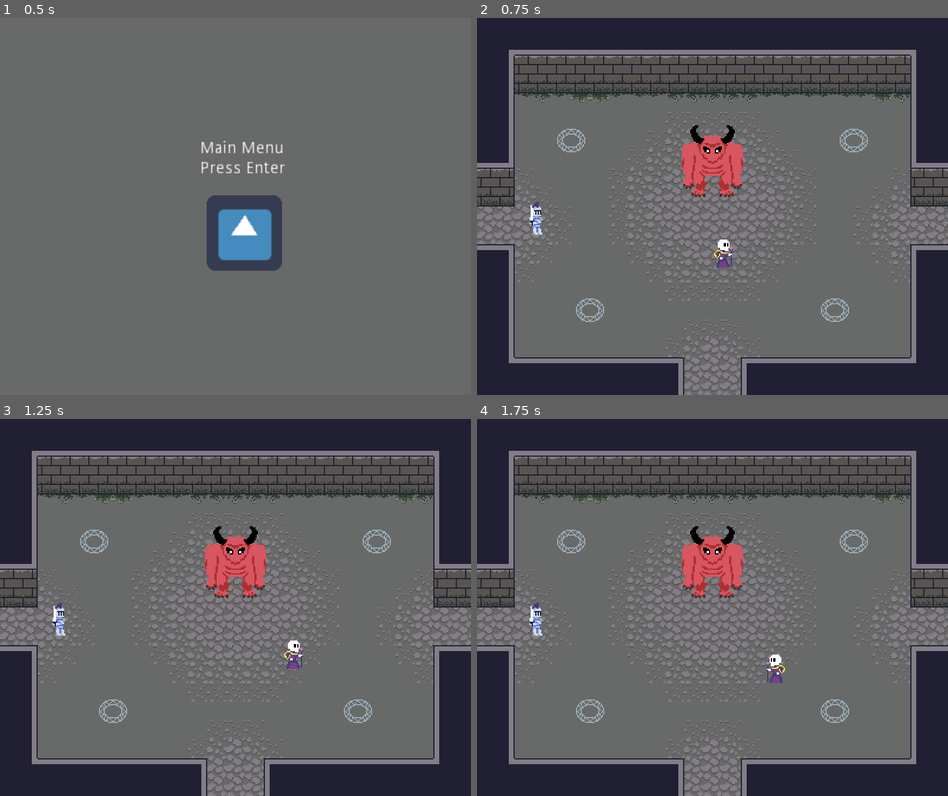
Above: before the commit, frames 1-4 (two rows, left to right).
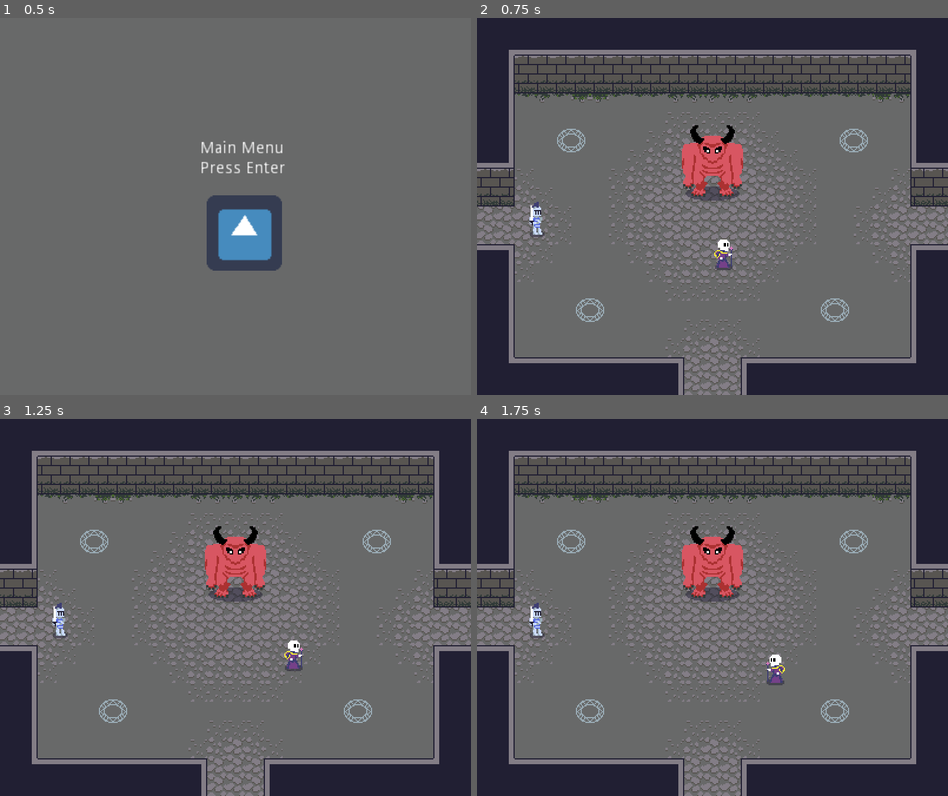
Above: after the commit, the same moments.

Repository: svntax/LD46-KeepItAlive
Game: Godot game, scene res://MainMenu/Main.tscn
The game is run twice, just before and just after one commit, with the same random seed, the same clock (stepped at 60 frames per second) and the same inputs. The engine's default icon, where the game draws it, is replaced by a stand-in: a white triangle on a blue panel in a dark square.
Inputs (mouse positions are in pixels of both pictures, inside the frame that each line leads up to):
- Up to frame 1 (0.5 s): no input
- Up to frame 2 (0.75 s): tap Enter (ui_accept) at 0.5 s; move the mouse to (816, 187) at 0.52 s; hold Right (MOVE_RIGHT) from 0.53 s (still down); click (816, 187) at 0.6 s
- Up to frame 3 (1.25 s): keep holding Right (MOVE_RIGHT); tap Enter (ui_accept) at 0.77 s
- Up to frame 4 (1.75 s): move the mouse to (618, 626) at 1.27 s; release Right (MOVE_RIGHT) at 1.28 s; hold Down (MOVE_DOWN) from 1.28 s (still down); click (618, 626) at 1.35 s; tap Enter (ui_accept) at 1.52 s

Frame 1 is identical in both runs. In frame 2, 0.3% of the frame differs, in the area x 11-56%, y 44-67%; in frame 3, 0.3%; in frame 4, 0.3%.

Commit message:
Added shadows to all entities.

Diff:
--- a/Allies/Boss.tscn
+++ b/Allies/Boss.tscn
@@ -1,9 +1,10 @@
-[gd_scene load_steps=10 format=2]
+[gd_scene load_steps=11 format=2]
 
 [ext_resource path="res://Allies/boss_monster.png" type="Texture" id=1]
 [ext_resource path="res://Allies/Boss.gd" type="Script" id=2]
 [ext_resource path="res://Allies/boss_monster_smash_attack.png" type="Texture" id=3]
 [ext_resource path="res://Allies/shockwave.png" type="Texture" id=4]
+[ext_resource path="res://shadow_large.png" type="Texture" id=5]
 
 [sub_resource type="RectangleShape2D" id=1]
 extents = Vector2( 21, 21 )
@@ -57,6 +58,18 @@
 tracks/3/imported = false
 tracks/3/enabled = true
 tracks/3/keys = {
+"times": PoolRealArray( 0 ),
+"transitions": PoolRealArray( 1 ),
+"update": 1,
+"values": [ false ]
+}
+tracks/4/type = "value"
+tracks/4/path = NodePath("Body/ShadowSmall:visible")
+tracks/4/interp = 1
+tracks/4/loop_wrap = true
+tracks/4/imported = false
+tracks/4/enabled = true
+tracks/4/keys = {
 "times": PoolRealArray( 0 ),
 "transitions": PoolRealArray( 1 ),
 "update": 1,
@@ -152,6 +165,18 @@
 "args": [  ],
 "method": "spawn_shockwave"
 } ]
+}
+tracks/7/type = "value"
+tracks/7/path = NodePath("Body/ShadowSmall:visible")
+tracks/7/interp = 1
+tracks/7/loop_wrap = true
+tracks/7/imported = false
+tracks/7/enabled = true
+tracks/7/keys = {
+"times": PoolRealArray( 0, 0.3 ),
+"transitions": PoolRealArray( 1, 1 ),
+"update": 1,
+"values": [ false, true ]
 }
 
 [sub_resource type="Animation" id=5]
@@ -194,6 +219,18 @@
 
 [node name="Body" type="Node2D" parent="."]
 
+[node name="Shadow" type="Sprite" parent="Body"]
+modulate = Color( 1, 1, 1, 0.501961 )
+position = Vector2( 0, 7 )
+texture = ExtResource( 5 )
+
+[node name="ShadowSmall" type="Sprite" parent="Body"]
+visible = false
+modulate = Color( 1, 1, 1, 0.501961 )
+position = Vector2( 0, 13 )
+scale = Vector2( 0.6, 1 )
+texture = ExtResource( 5 )
+
 [node name="Sprite" type="Sprite" parent="Body"]
 position = Vector2( 0, -21 )
 texture = ExtResource( 1 )
--- a/Enemies/BasicEnemy.tscn
+++ b/Enemies/BasicEnemy.tscn
@@ -1,9 +1,10 @@
-[gd_scene load_steps=12 format=2]
+[gd_scene load_steps=13 format=2]
 
 [ext_resource path="res://Enemies/mage_enemy.png" type="Texture" id=1]
 [ext_resource path="res://Enemies/BasicEnemy.gd" type="Script" id=2]
 [ext_resource path="res://Enemies/mage_enemy_attack.png" type="Texture" id=3]
 [ext_resource path="res://Bullets/bullet_grow.png" type="Texture" id=4]
+[ext_resource path="res://shadow_small.png" type="Texture" id=5]
 
 [sub_resource type="RectangleShape2D" id=1]
 extents = Vector2( 7, 8 )
@@ -207,6 +208,12 @@
 
 [node name="Body" type="Node2D" parent="."]
 
+[node name="Shadow" type="Sprite" parent="Body"]
+modulate = Color( 1, 1, 1, 0.501961 )
+position = Vector2( 0, 15 )
+scale = Vector2( 1.5, 1 )
+texture = ExtResource( 5 )
+
 [node name="Sprite" type="Sprite" parent="Body"]
 texture = ExtResource( 1 )
 
--- a/Enemies/KnightEnemy.tscn
+++ b/Enemies/KnightEnemy.tscn
@@ -1,8 +1,9 @@
-[gd_scene load_steps=10 format=2]
+[gd_scene load_steps=11 format=2]
 
 [ext_resource path="res://Enemies/knight_enemy.png" type="Texture" id=1]
 [ext_resource path="res://Enemies/KnightEnemy.gd" type="Script" id=2]
 [ext_resource path="res://Enemies/knight_enemy_attack.png" type="Texture" id=3]
+[ext_resource path="res://shadow_small.png" type="Texture" id=4]
 
 [sub_resource type="RectangleShape2D" id=1]
 extents = Vector2( 6, 8 )
@@ -50,6 +51,30 @@
 "update": 1,
 "values": [ 0, 1, 2, 3, 4 ]
 }
+tracks/3/type = "value"
+tracks/3/path = NodePath("Body/Shadow:position")
+tracks/3/interp = 1
+tracks/3/loop_wrap = true
+tracks/3/imported = false
+tracks/3/enabled = true
+tracks/3/keys = {
+"times": PoolRealArray( 0 ),
+"transitions": PoolRealArray( 1 ),
+"update": 1,
+"values": [ Vector2( 1, 15 ) ]
+}
+tracks/4/type = "value"
+tracks/4/path = NodePath("Body/Shadow:scale")
+tracks/4/interp = 1
+tracks/4/loop_wrap = true
+tracks/4/imported = false
+tracks/4/enabled = true
+tracks/4/keys = {
+"times": PoolRealArray( 0, 0.5 ),
+"transitions": PoolRealArray( 1, 1 ),
+"update": 1,
+"values": [ Vector2( 1.2, 1 ), Vector2( 1.3, 1 ) ]
+}
 
 [sub_resource type="Animation" id=4]
 length = 0.2
@@ -77,8 +102,32 @@
 "update": 1,
 "values": [ true ]
 }
-
-[sub_resource type="Animation" id=6]
+tracks/2/type = "value"
+tracks/2/path = NodePath("Body/Shadow:position")
+tracks/2/interp = 1
+tracks/2/loop_wrap = true
+tracks/2/imported = false
+tracks/2/enabled = true
+tracks/2/keys = {
+"times": PoolRealArray( 0 ),
+"transitions": PoolRealArray( 1 ),
+"update": 0,
+"values": [ Vector2( 1, 15 ) ]
+}
+tracks/3/type = "value"
+tracks/3/path = NodePath("Body/Shadow:scale")
+tracks/3/interp = 1
+tracks/3/loop_wrap = true
+tracks/3/imported = false
+tracks/3/enabled = true
+tracks/3/keys = {
+"times": PoolRealArray( 0 ),
+"transitions": PoolRealArray( 1 ),
+"update": 0,
+"values": [ Vector2( 1.2, 1 ) ]
+}
+
+[sub_resource type="Animation" id=5]
 resource_name = "rest"
 length = 0.1
 tracks/0/type = "value"
@@ -94,8 +143,7 @@
 "values": [ true ]
 }
 
-[sub_resource type="Animation" id=5]
-resource_name = "stun"
+[sub_resource type="Animation" id=6]
 length = 0.2
 loop = true
 tracks/0/type = "value"
@@ -119,6 +167,12 @@
 
 [node name="Body" type="Node2D" parent="."]
 
+[node name="Shadow" type="Sprite" parent="Body"]
+modulate = Color( 1, 1, 1, 0.501961 )
+position = Vector2( 1, 15 )
+scale = Vector2( 1.2, 1 )
+texture = ExtResource( 4 )
+
 [node name="Sprite" type="Sprite" parent="Body"]
 texture = ExtResource( 1 )
 
@@ -157,8 +211,8 @@
 
 [node name="EffectsPlayer" type="AnimationPlayer" parent="."]
 autoplay = "rest"
-anims/rest = SubResource( 6 )
-anims/stun = SubResource( 5 )
+anims/rest = SubResource( 5 )
+anims/stun = SubResource( 6 )
 
 [node name="StunImmunityTimer" type="Timer" parent="."]
 one_shot = true
--- a/Player/Player.tscn
+++ b/Player/Player.tscn
@@ -1,14 +1,15 @@
-[gd_scene load_steps=12 format=2]
+[gd_scene load_steps=13 format=2]
 
 [ext_resource path="res://Player/player.png" type="Texture" id=1]
 [ext_resource path="res://Player/Player.gd" type="Script" id=2]
 [ext_resource path="res://Player/slash_effect.png" type="Texture" id=3]
 [ext_resource path="res://Player/player_head_stunned.png" type="Texture" id=4]
+[ext_resource path="res://shadow_small.png" type="Texture" id=5]
 
 [sub_resource type="RectangleShape2D" id=1]
-extents = Vector2( 6, 8 )
-
-[sub_resource type="Animation" id=7]
+extents = Vector2( 6, 9 )
+
+[sub_resource type="Animation" id=2]
 resource_name = "rest"
 length = 0.1
 tracks/0/type = "value"
@@ -36,8 +37,7 @@
 "values": [ false ]
 }
 
-[sub_resource type="Animation" id=2]
-resource_name = "stun"
+[sub_resource type="Animation" id=3]
 step = 0.05
 tracks/0/type = "value"
 tracks/0/path = NodePath("Sprite:position")
@@ -76,14 +76,13 @@
 "values": [ true, false, true, false, true, false, true ]
 }
 
-[sub_resource type="RectangleShape2D" id=3]
-extents = Vector2( 9, 11 )
-
 [sub_resource type="RectangleShape2D" id=4]
+extents = Vector2( 9, 12 )
+
+[sub_resource type="RectangleShape2D" id=5]
 extents = Vector2( 10, 18 )
 
-[sub_resource type="Animation" id=5]
-resource_name = "rest"
+[sub_resource type="Animation" id=6]
 length = 0.1
 tracks/0/type = "value"
 tracks/0/path = NodePath("SwordPivot/HiltPivot/Sword:monitoring")
@@ -164,22 +163,30 @@
 visible = false
 texture = ExtResource( 4 )
 
+[node name="Shadow" type="Sprite" parent="Sprite"]
+modulate = Color( 1, 1, 1, 0.501961 )
+show_behind_parent = true
+position = Vector2( 0, 15 )
+scale = Vector2( 1.5, 1 )
+texture = ExtResource( 5 )
+
 [node name="Collision" type="CollisionShape2D" parent="."]
-position = Vector2( 0, 8 )
+position = Vector2( 0, 9 )
 shape = SubResource( 1 )
 
 [node name="StunnedTimer" type="Timer" parent="."]
 one_shot = true
 
 [node name="AnimationPlayer" type="AnimationPlayer" parent="."]
-anims/rest = SubResource( 7 )
-anims/stun = SubResource( 2 )
+anims/rest = SubResource( 2 )
+anims/stun = SubResource( 3 )
 
 [node name="Hitbox" type="Area2D" parent="."]
 position = Vector2( 0, 8 )
 
 [node name="CollisionShape2D" type="CollisionShape2D" parent="Hitbox"]
-shape = SubResource( 3 )
+position = Vector2( 0, 1 )
+shape = SubResource( 4 )
 
 [node name="SwordPivot" type="Node2D" parent="."]
 position = Vector2( 0, 2 )
@@ -202,8 +209,8 @@
 
 [node name="SwordPlayer" type="AnimationPlayer" parent="."]
 autoplay = "rest"
-anims/rest = SubResource( 5 )
-anims/slash = SubResource( 6 )
+anims/rest = SubResource( 6 )
+anims/slash = SubResource( 7 )
 [connection signal="timeout" from="StunnedTimer" to="." method="_on_StunnedTimer_timeout"]
 [connection signal="body_entered" from="Hitbox" to="." method="_on_Hitbox_body_entered"]
 [connection signal="body_entered" from="SwordPivot/HiltPivot/Sword" to="." method="_on_Sword_body_entered"]
Not shown: 2 places in Player/Player.tscn that only renumber resources
Binary file added: shadow_large.png
Not shown, added: shadow_large.png.import
Binary file added: shadow_small.png
Not shown, added: shadow_small.png.import
